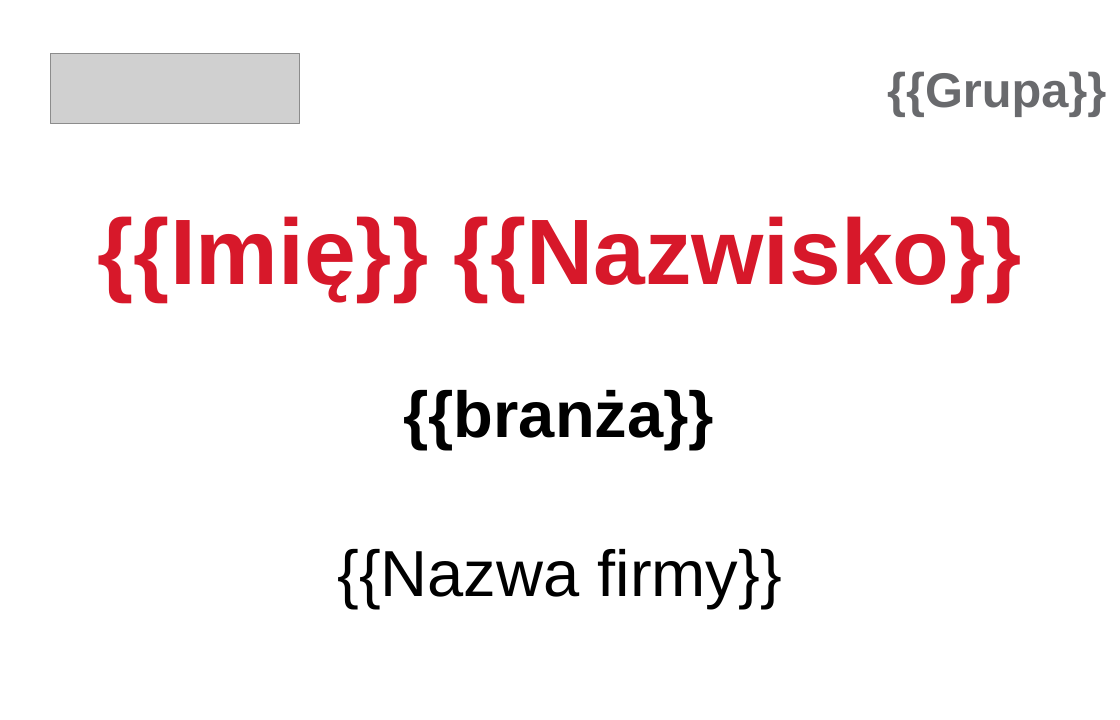
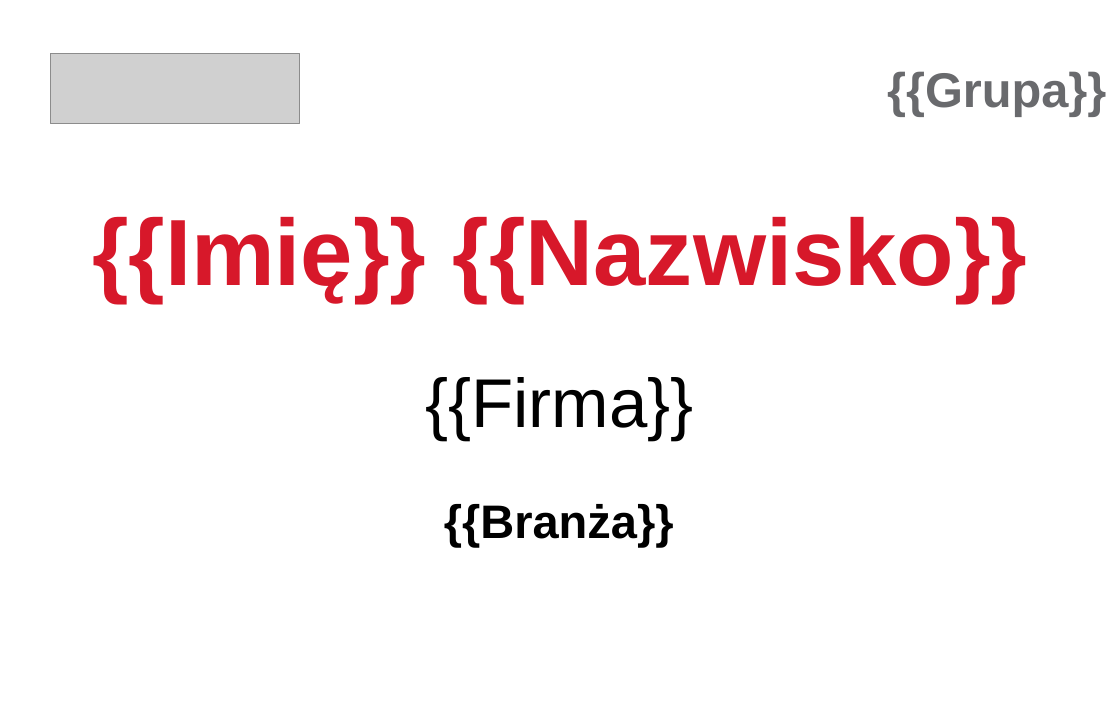
Before and after one commit to pwyczolkowski-ux/tc-event-tool, a slide deck: slide 2 of Badge CC.pptx. Drawn at 1120x720 pixels with LibreOffice and Linux fonts; fonts in the diff are those of the drawing; grey boxes stand for pictures. Boxes give left, top, right and bottom in pixels: in the first picture for what was removed or moved away, otherwise in the second. Text is boxed around its words. In the diff, an @@ line names an element or a change of style, - is before the commit and + after.

```diff
--- a/Badge CC.pptx
+++ b/Badge CC.pptx
@@ text "{{Imię}} {{Nazwisko}}" at (92,217,1028,302): size 59.3 to 60 pt @@
@@ text added at (426,377,694,440), 44 pt, text #000000 @@
+{{Firma}}
@@ text at (444,504,674,547): text changed; size 41.5 to 30 pt @@
-{{branża}}
+{{Branża}}
@@ text removed at (337,549,782,609) @@
-{{Nazwa firmy}}
```
Also in this commit, not shown: 2 other slides changed.
